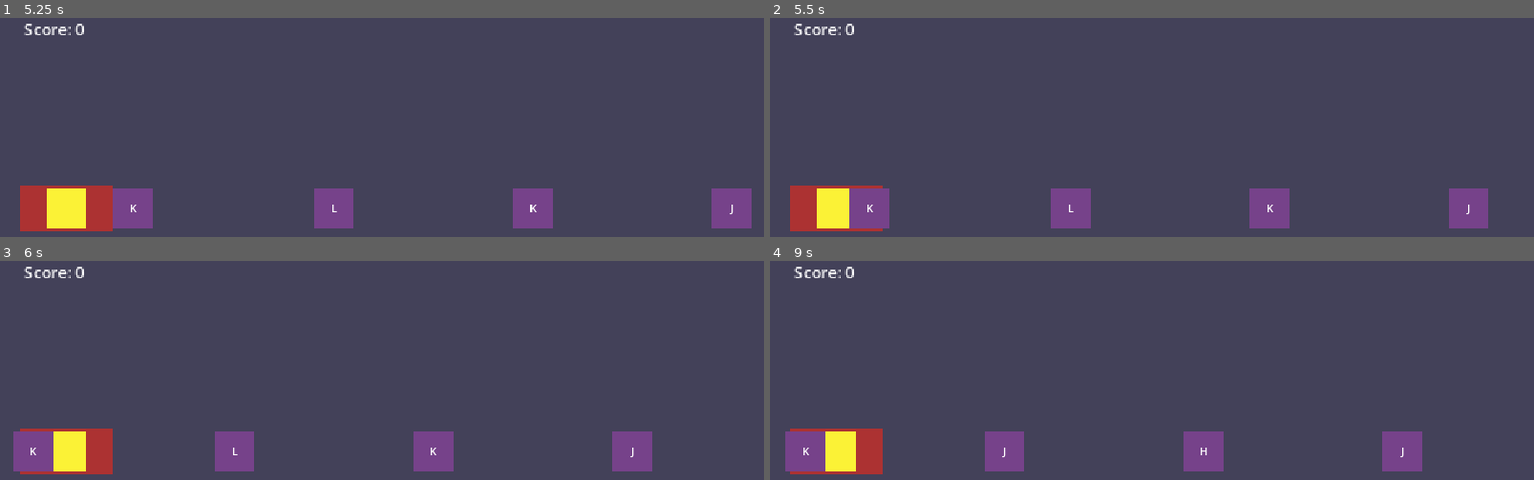
Above: before the commit, frames 1-4 (two rows, left to right).
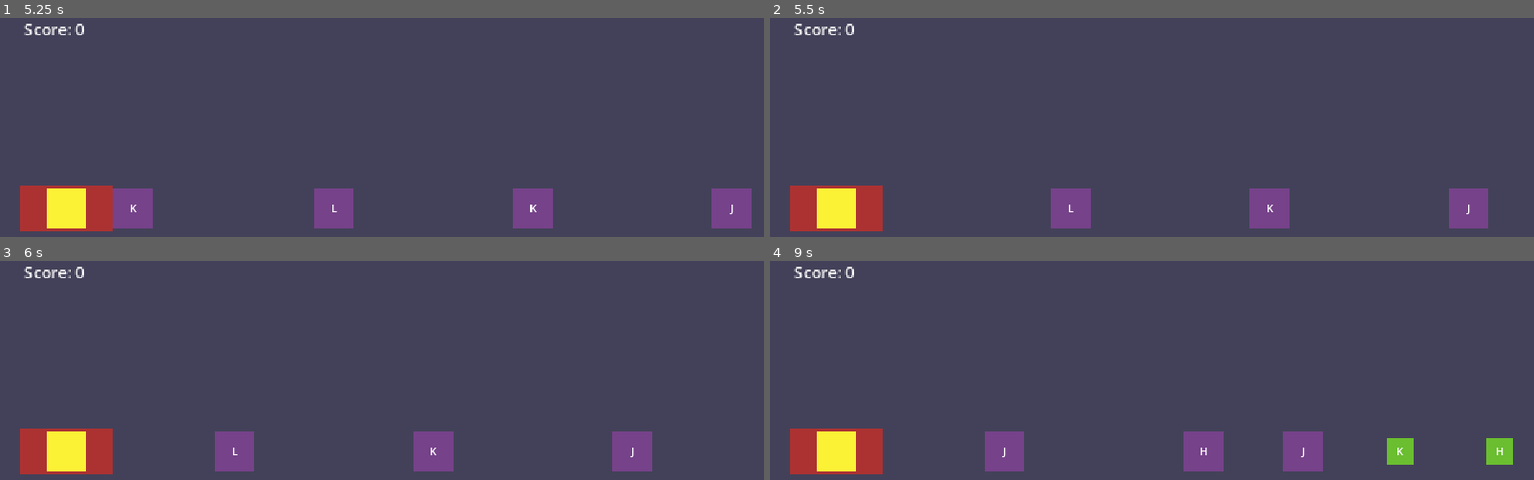
Above: after the commit, the same moments.

Repository: Yuri-amaralsantos/gameRitmo
Game: Godot game, scene res://Scenes/scene_test/scene_test.tscn
Same seed, same stepped clock (60 frames per second), same inputs: the game is played once before the commit and once after it.
Inputs:
- Up to frame 1 (5.25 s): tap Enter at 0.5 s; tap H (KeyNote1) at 0.6, 3.05, 3.6 s; tap J (KeyNote2) at 0.8, 1.35, 3.8, 4.35 s; tap K (KeyNote3) at 1.55, 2.1, 4.55, 5.1 s; tap L (KeyNote4) at 2.3, 2.85 s
- Up to frame 2 (5.5 s): tap L (KeyNote4) at 5.3 s
- Up to frame 3 (6 s): tap L (KeyNote4) at 5.85 s
- Up to frame 4 (9 s): tap H (KeyNote1) at 6.05, 6.6 s; tap J (KeyNote2) at 6.8, 7.35 s; tap K (KeyNote3) at 7.55, 8.1 s; tap L (KeyNote4) at 8.3, 8.85 s

Frame 1 is identical in both runs. In frame 2, 1.0% of the frame differs, in the area x 10-16%, y 77-97%; in frame 3, 1.0%; in frame 4, 3.3%, in the area x 2-98%, y 77-97%.

Commit message:
internotas

Diff:
--- a/Autoloads/game_manager.gd
+++ b/Autoloads/game_manager.gd
@@ -1,3 +1,26 @@
 extends Node
 
-var note_speed = 200
+var note_quantity: int = 0
+var note_quantity_limit: int = 5
+
+var internote_quantity: int = 0
+var internote_quantity_limit: int = 3
+
+var note_speed: float = 200.0
+
+
+func add_note_quantity() -> void:
+	note_quantity += 1
+
+func add_internote_quantity() -> void:
+	internote_quantity += 1
+
+func reset_note_quantity() -> void:
+	note_quantity = 0
+
+func reset_internote_quantity() -> void:
+	internote_quantity = 0
+
+func reset_note_and_internote_quantity() -> void:
+	reset_note_quantity()
+	reset_internote_quantity()
--- /dev/null
+++ b/Scenes/internote/internote.gd
@@ -0,0 +1,6 @@
+extends Area2D
+
+class_name Internote
+
+func _process(delta: float) -> void:
+	position.x -= GameManager.note_speed * delta
--- /dev/null
+++ b/Scenes/internote/internote.tscn
@@ -0,0 +1,23 @@
+[gd_scene load_steps=4 format=3 uid="uid://boqc3dbjcxfju"]
+
+[ext_resource type="Script" path="res://Scenes/internote/internote.gd" id="1_4ipo8"]
+[ext_resource type="Texture2D" uid="uid://bpjm1io5qmo5q" path="res://Assets/note_container/internote_sprite_temp.png" id="1_4srgg"]
+
+[sub_resource type="RectangleShape2D" id="RectangleShape2D_pn72h"]
+size = Vector2(40, 40)
+
+[node name="Internote" type="Area2D"]
+script = ExtResource("1_4ipo8")
+
+[node name="Note" type="Sprite2D" parent="."]
+texture = ExtResource("1_4srgg")
+
+[node name="CollisionShape2D" type="CollisionShape2D" parent="."]
+shape = SubResource("RectangleShape2D_pn72h")
+
+[node name="Label" type="Label" parent="."]
+anchors_preset = 15
+anchor_right = 1.0
+anchor_bottom = 1.0
+grow_horizontal = 2
+grow_vertical = 2
--- /dev/null
+++ b/Scenes/internote/internote_1.tscn
@@ -0,0 +1,8 @@
+[gd_scene load_steps=2 format=3 uid="uid://c8pws0ipa3kdv"]
+
+[ext_resource type="PackedScene" uid="uid://boqc3dbjcxfju" path="res://Scenes/internote/internote.tscn" id="1_tu08l"]
+
+[node name="Internote1" instance=ExtResource("1_tu08l")]
+
+[node name="Label" parent="." index="2" groups=["Intenote", "Internote1"]]
+text = "H"
--- /dev/null
+++ b/Scenes/internote/internote_2.tscn
@@ -0,0 +1,8 @@
+[gd_scene load_steps=2 format=3 uid="uid://cp8unmty3cnui"]
+
+[ext_resource type="PackedScene" uid="uid://boqc3dbjcxfju" path="res://Scenes/internote/internote.tscn" id="1_tlalk"]
+
+[node name="Internote2" instance=ExtResource("1_tlalk")]
+
+[node name="Label" parent="." index="2" groups=["Intenote", "Internote2"]]
+text = "J"
--- /dev/null
+++ b/Scenes/internote/internote_3.tscn
@@ -0,0 +1,8 @@
+[gd_scene load_steps=2 format=3 uid="uid://bawyban8qs0sb"]
+
+[ext_resource type="PackedScene" uid="uid://boqc3dbjcxfju" path="res://Scenes/internote/internote.tscn" id="1_30311"]
+
+[node name="Internote3" instance=ExtResource("1_30311")]
+
+[node name="Label" parent="." index="2" groups=["Intenote", "Internote3"]]
+text = "K"
--- /dev/null
+++ b/Scenes/internote/internote_4.tscn
@@ -0,0 +1,8 @@
+[gd_scene load_steps=2 format=3 uid="uid://dsvu2rj5ctpeh"]
+
+[ext_resource type="PackedScene" uid="uid://boqc3dbjcxfju" path="res://Scenes/internote/internote.tscn" id="1_dqk24"]
+
+[node name="Internote4" instance=ExtResource("1_dqk24")]
+
+[node name="Label" parent="." index="2" groups=["Intenote", "Internote4"]]
+text = "L"
--- a/Scenes/note/note_1.tscn
+++ b/Scenes/note/note_1.tscn
@@ -2,7 +2,7 @@
 
 [ext_resource type="PackedScene" uid="uid://xdv0ws6i2gxw" path="res://Scenes/note/note.tscn" id="1_5arln"]
 
-[node name="Note1" groups=["note1"] instance=ExtResource("1_5arln")]
+[node name="Note1" groups=["KeyNote", "KeyNote1"] instance=ExtResource("1_5arln")]
 
-[node name="Label" parent="." index="2" groups=["note1"]]
+[node name="Label" parent="." index="2"]
 text = "H"
--- a/Scenes/note/note_2.tscn
+++ b/Scenes/note/note_2.tscn
@@ -2,7 +2,7 @@
 
 [ext_resource type="PackedScene" uid="uid://xdv0ws6i2gxw" path="res://Scenes/note/note.tscn" id="1_rufc6"]
 
-[node name="Note2" groups=["note2"] instance=ExtResource("1_rufc6")]
+[node name="Note2" groups=["KeyNote", "KeyNote2"] instance=ExtResource("1_rufc6")]
 
-[node name="Label" parent="." index="2" groups=["note2"]]
+[node name="Label" parent="." index="2"]
 text = "J"
--- a/Scenes/note/note_3.tscn
+++ b/Scenes/note/note_3.tscn
@@ -2,7 +2,7 @@
 
 [ext_resource type="PackedScene" uid="uid://xdv0ws6i2gxw" path="res://Scenes/note/note.tscn" id="1_kefb3"]
 
-[node name="Note3" groups=["note3"] instance=ExtResource("1_kefb3")]
+[node name="Note3" groups=["KeyNote", "KeyNote3"] instance=ExtResource("1_kefb3")]
 
-[node name="Label" parent="." index="2" groups=["note3"]]
+[node name="Label" parent="." index="2"]
 text = "K"
--- a/Scenes/note/note_4.tscn
+++ b/Scenes/note/note_4.tscn
@@ -2,7 +2,7 @@
 
 [ext_resource type="PackedScene" uid="uid://xdv0ws6i2gxw" path="res://Scenes/note/note.tscn" id="1_b0ixx"]
 
-[node name="Note4" groups=["note4"] instance=ExtResource("1_b0ixx")]
+[node name="Note4" groups=["KeyNote", "KeyNote4"] instance=ExtResource("1_b0ixx")]
 
-[node name="Label" parent="." index="2" groups=["note4"]]
+[node name="Label" parent="." index="2"]
 text = "L"
--- a/Scenes/note_area/note_area.gd
+++ b/Scenes/note_area/note_area.gd
@@ -13,26 +13,38 @@
 func _process(delta: float) -> void:
 	on_key_pressed()
 
-func on_key_pressed() -> void:
+func on_key_pressed() -> void: ## ARRUMAR ISSO, SE EU APERTAR OUTRO BOTÃO SEM SER O CORRETO EU TENHO QUE APAGAR A AREA2D E CANCELAR O COMBO OU ALGUMA COISA
 	if is_on_area and Input.is_action_just_pressed("KeyNote%s" % stored_area_number):
 		if stored_area != null:
 			add_score()
+	elif is_on_area and Input.is_action_just_pressed("KeyNote1"):
+		if stored_area != null:
+			stored_area.queue_free()
+	elif is_on_area and Input.is_action_just_pressed("KeyNote2"):
+		if stored_area != null:
+			stored_area.queue_free()
+	elif is_on_area and Input.is_action_just_pressed("KeyNote3"):
+		if stored_area != null:
+			stored_area.queue_free()
+	elif is_on_area and Input.is_action_just_pressed("KeyNote4"):
+		if stored_area != null:
+			stored_area.queue_free()
 
 func add_score() -> void:
 	ScoreManager.add_score()
 	stored_area.queue_free()
 
 func checks_what_note_is(area: Area2D) -> void:
-	if area.is_in_group("note1"):
+	if area.is_in_group("KeyNote1"):
 		stored_area_number = AREA_NUMBER.NOTE1
 		stored_area = area
-	elif area.is_in_group("note2"):
+	elif area.is_in_group("KeyNote2"):
 		stored_area_number = AREA_NUMBER.NOTE2
 		stored_area = area
-	elif area.is_in_group("note3"):
+	elif area.is_in_group("KeyNote3"):
 		stored_area_number = AREA_NUMBER.NOTE3
 		stored_area = area
-	elif area.is_in_group("note4"):
+	elif area.is_in_group("KeyNote4"):
 		stored_area_number = AREA_NUMBER.NOTE4
 		stored_area = area
 
@@ -47,9 +59,11 @@
 	ScoreManager.score_holder = ScoreManager.NOTE_SCORE.LATE
 
 func _on_area_exited(area: Area2D) -> void:
-	stored_area_number = 0
-	is_on_area = false
-	stored_area = null
+	if area.is_in_group("KeyNote"):
+		stored_area_number = 0
+		is_on_area = false
+		stored_area = null
 
 func _on_area_entered(area: Area2D) -> void:
-	is_on_area = true
+	if area.is_in_group("KeyNote"):
+		is_on_area = true
--- a/Scenes/scene_test/scene_test.gd
+++ b/Scenes/scene_test/scene_test.gd
@@ -6,6 +6,14 @@
 const NOTE_4: PackedScene = preload("res://Scenes/note/note_4.tscn")
 @onready var notes = [NOTE_1, NOTE_2, NOTE_3, NOTE_4]
 
+const INTERNOTE_1 = preload("res://Scenes/internote/internote_1.tscn")
+const INTERNOTE_2 = preload("res://Scenes/internote/internote_2.tscn")
+const INTERNOTE_3 = preload("res://Scenes/internote/internote_3.tscn")
+const INTERNOTE_4 = preload("res://Scenes/internote/internote_4.tscn")
+@onready var internotes = [INTERNOTE_1, INTERNOTE_2, INTERNOTE_3, INTERNOTE_4]
+
+
+@onready var internote_container: Node2D = $InternoteContainer
 @onready var note_container: Node2D = $NoteContainer
 @onready var marker_note_area: Marker2D = $MarkerNoteArea
 @onready var timer_note: Timer = $TimerNote
@@ -13,15 +21,27 @@
 
 func _ready() -> void:
 	instantiate_new_note(notes.pick_random())
+	GameManager.reset_note_and_internote_quantity()
 
 func _process(delta: float) -> void:
 	pass
 
-
 func instantiate_new_note(note: PackedScene) -> void:
-	var new_note: Note = note.instantiate()
+	var new_note = note.instantiate()
 	new_note.position = marker_note_area.position
 	note_container.add_child(new_note)
 
 func _on_timer_note_timeout() -> void:
-	instantiate_new_note(notes.pick_random())
+	print(timer_note.wait_time)
+	if GameManager.note_quantity < GameManager.note_quantity_limit:
+		instantiate_new_note(notes.pick_random())
+		GameManager.add_note_quantity()
+		if GameManager.note_quantity == GameManager.note_quantity_limit - 2:
+			timer_note.wait_time = 0.75
+	elif GameManager.note_quantity >= GameManager.note_quantity_limit and GameManager.internote_quantity < GameManager.internote_quantity_limit:
+		instantiate_new_note(internotes.pick_random())
+		GameManager.add_internote_quantity()
+	elif GameManager.internote_quantity == GameManager.internote_quantity_limit:
+		instantiate_new_note(notes.pick_random())
+		timer_note.wait_time = 1.5
+		GameManager.reset_note_and_internote_quantity()
--- a/Scenes/scene_test/scene_test.tscn
+++ b/Scenes/scene_test/scene_test.tscn
@@ -25,6 +25,8 @@
 
 [node name="NoteContainer" type="Node2D" parent="."]
 
+[node name="InternoteContainer" type="Node2D" parent="."]
+
 [node name="Score" parent="." instance=ExtResource("4_eh1wr")]
 
 [connection signal="timeout" from="TimerNote" to="." method="_on_timer_note_timeout"]
--- a/project.godot
+++ b/project.godot
@@ -34,10 +34,16 @@
 [global_group]
 
 hit_zone=""
-note1=""
-note2=""
-note3=""
-note4=""
+KeyNote1=""
+KeyNote2=""
+KeyNote3=""
+KeyNote4=""
+KeyNote=""
+Intenote=""
+Internote1=""
+Internote2=""
+Internote3=""
+Internote4=""
 
 [importer_defaults]
 
@@ -63,7 +69,7 @@
 
 [input]
 
-KeyNote0={
+KeyNoteMistake={
 "deadzone": 0.5,
 "events": []
 }
Binary file added: Assets/note_container/internote_sprite_temp.ase
Binary file added: Assets/note_container/internote_sprite_temp.png
Not shown, added: Assets/note_container/internote_sprite_temp.png.import
Not shown, added: Scenes/note_area/notE383.tmp
